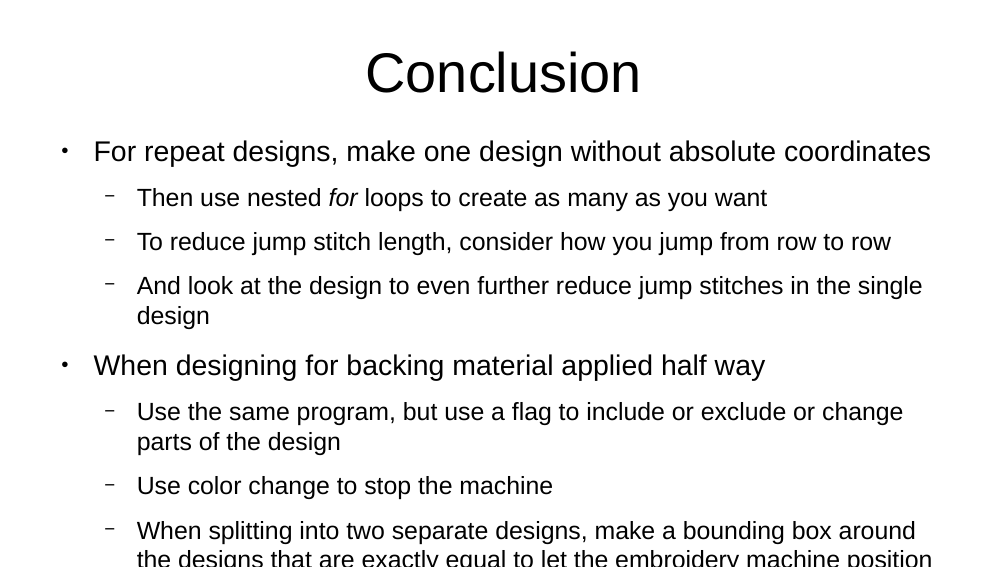
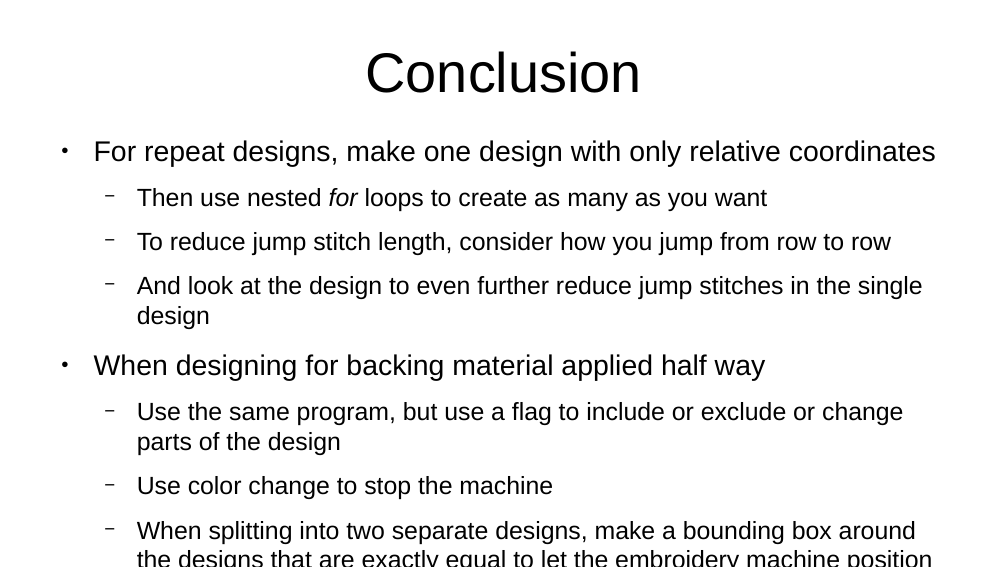
Before and after one commit to hansdejongehv/TSUSB, a slide deck: slide 14 of Miscellaneous/Repeated designs and backing.odp. Drawn at 1008x567 pixels with LibreOffice and Linux fonts; fonts in the diff are those of the drawing. Boxes give left, top, right and bottom in pixels: in the first picture for what was removed or moved away, otherwise in the second. Text is boxed around its words. In the diff, an @@ line names an element or a change of style, - is before the commit and + after.

Commit message:
Update on repeated designs

```diff
--- a/Miscellaneous/Repeated designs and backing.odp
+++ b/Miscellaneous/Repeated designs and backing.odp
@@ text at [94, 140, 936, 166]: text changed @@
-● For repeat designs, make one design without absolute coordinates
+● For repeat designs, make one design with only relative coordinates
```
Also in this commit, not shown: 7 other slides changed, 2 other files.
